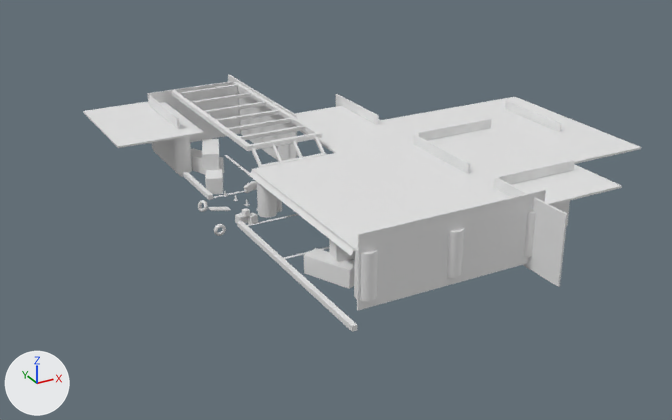
Renders of the OBJ model Assets/LV2(1-8)/LV2-6/Combined Mobile/Diffuse Mesh.obj from each side of a commit.
Before and after are seen from a camera (50 mm lens) standing at (-23.6, -285.3, 89.9) and looking at (78.5, -99.6, -2.9). The axes (+X, +Y, +Z) are drawn at lower left. The lights are the same throughout. Where no turn or scale is listed for an object, it has been applied to the vertices. Vertices at the same position are counted once.

Names of what the first picture shows: 'Diffuse Mesh'.
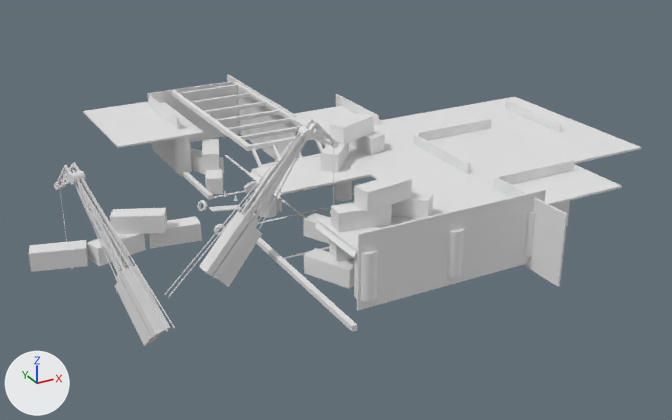
Scene script edits in JSON lines:
```json
{"block": "me_diffuse_mesh", "where": "# used by ob_diffuse_mesh; location = (0.0, 0.0, 0.0)"}
{"op": "remove", "block": "me_diffuse_mesh", "code": "me_diffuse_mesh.from_pydata(...)  # 2351 vertices, 4060 faces; spans x 34.8..149.1, y -156.5..-27.9, z -3.2..14.7"}
{"op": "add", "block": "me_diffuse_mesh", "code": "me_diffuse_mesh.from_pydata(...)  # 3617 vertices, 6018 faces; spans x 4.2..149.1, y -156.5..-27.9, z -9.3..29.1"}
{"block": "me_diffuse_mesh", "change": "me_diffuse_mesh part 1: the loose piece of 8 vertices spanning x 58.1..70.2, y -138.6..-132.7, z 4.2..8.4 is copied, and the copy is turned -162.7 degrees about the z axis through its middle, then moved by (5.0, -0.7, 10.8); it spans x 63.2..75.2, y -139.3..-133.5, z 15.0..19.2"}
{"block": "me_diffuse_mesh", "change": "me_diffuse_mesh part 2: the loose piece of 8 vertices spanning x 62.5..74.8, y -141.9..-133.2, z 0.0..4.2 is copied, and the copy is multiplied about its middle by the matrix ((0.003, -1.0, 0.0), (-1.0, -0.003, 0.0), (0.0, 0.0, -1.0)), then moved by (-2.4, 18.6, 0.0); it spans x 61.9..70.7, y -125.1..-112.9, z 0.0..4.2"}
{"block": "me_diffuse_mesh", "change": "me_diffuse_mesh part 3: the loose piece of 8 vertices spanning x 72.1..84.3, y -137.9..-129.4, z -0.1..4.1 is copied, and the copy is multiplied about its middle by the matrix ((-0.917, 0.4, 0.0), (0.4, 0.917, 0.0), (0.0, 0.0, -1.0)), then moved by (-3.0, -1.3, 10.9); it spans x 69.7..80.6, y -140.7..-129.3, z 10.8..15.0"}
{"block": "me_diffuse_mesh", "change": "me_diffuse_mesh part 4: the loose piece of 8 vertices spanning x 80.6..81.0, y -73.6..-50.7, z -2.6..14.0 is scaled about its middle by (-0.146, -0.00295, 1.02), then moved by (-68.5, -39.9, 3.6)"}
{"block": "me_diffuse_mesh", "change": "me_diffuse_mesh part 5: the loose piece of 8 vertices spanning x 58.1..70.2, y -138.6..-132.7, z 4.2..8.4 is copied, and the copy is turned -179.1 degrees about the z axis through its middle, then moved by (0.2, -0.3, 6.6); it spans x 58.4..70.4, y -138.8..-133.1, z 10.8..15.0"}
{"block": "me_diffuse_mesh", "change": "me_diffuse_mesh part 6: the loose piece of 8 vertices spanning x 50.9..52.0, y -120.5..-102.7, z 0.0..1.2 is copied, and the copy is multiplied about its middle by the matrix ((-0.082, -0.052, -0.366), (0.266, 0.253, -0.095), (0.258, -0.277, -0.018)), then moved by (-39.0, 7.1, 20.0); it spans x 11.8..13.2, y -107.0..-102.0, z 18.0..23.3"}
{"block": "me_diffuse_mesh", "change": "me_diffuse_mesh part 7: 7 loose pieces with 64 vertices, spanning x 57.0..99.4, y -136.7..-78.4, z 0.0..10.4, are deleted"}
{"block": "me_diffuse_mesh", "change": "me_diffuse_mesh part 8: 13 vertices moved from x 46.9..86.1, y -100.1..-88.0, z 0.2..1.1 to x 46.9..86.8, y -99.7..-88.0, z 0.2..1.0; 348 vertices removed from x 46.7..99.6, y -144.8..-87.8, z -0.7..10.8; 1462 vertices added at x 4.2..104.4, y -145.8..-79.7, z -9.3..29.1"}
```

Boxes (x1, y1, x2, y2) around the edits, measured in the pictures (672 x 420 px; the box of a moved part takes in the faces that stretch with it):
```json
{"object": "Diffuse Mesh", "change": "reshaped", "before": [83, 75, 641, 332], "after": [29, 75, 641, 346], "on screen": "10% wider"}
{"part": 1, "of": "me_diffuse_mesh", "change": "added", "after": [354, 174, 412, 212]}
{"part": 2, "of": "me_diffuse_mesh", "change": "added", "after": [303, 213, 329, 244]}
{"part": 3, "of": "me_diffuse_mesh", "change": "added", "after": [391, 191, 433, 219]}
{"part": 4, "of": "me_diffuse_mesh", "change": "moved or reshaped", "before": [259, 93, 298, 161], "after": [60, 191, 67, 242]}
{"part": 5, "of": "me_diffuse_mesh", "change": "added", "after": [331, 202, 392, 233]}
{"part": 6, "of": "me_diffuse_mesh", "change": "added", "after": [57, 167, 66, 184]}
{"part": 7, "of": "me_diffuse_mesh", "change": "deleted", "before": [279, 194, 334, 240]}
{"part": 8, "of": "me_diffuse_mesh", "change": "built on", "before": [198, 174, 494, 256], "after": [29, 113, 385, 346]}
```
